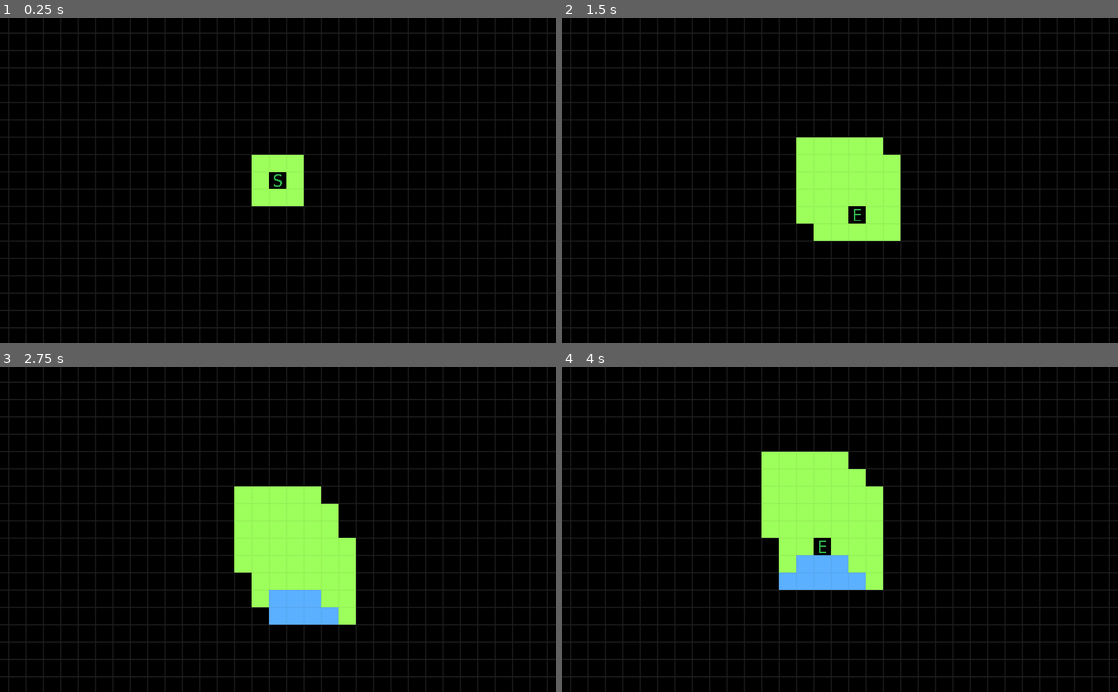
Above: before the commit, frames 1-4 (two rows, left to right).
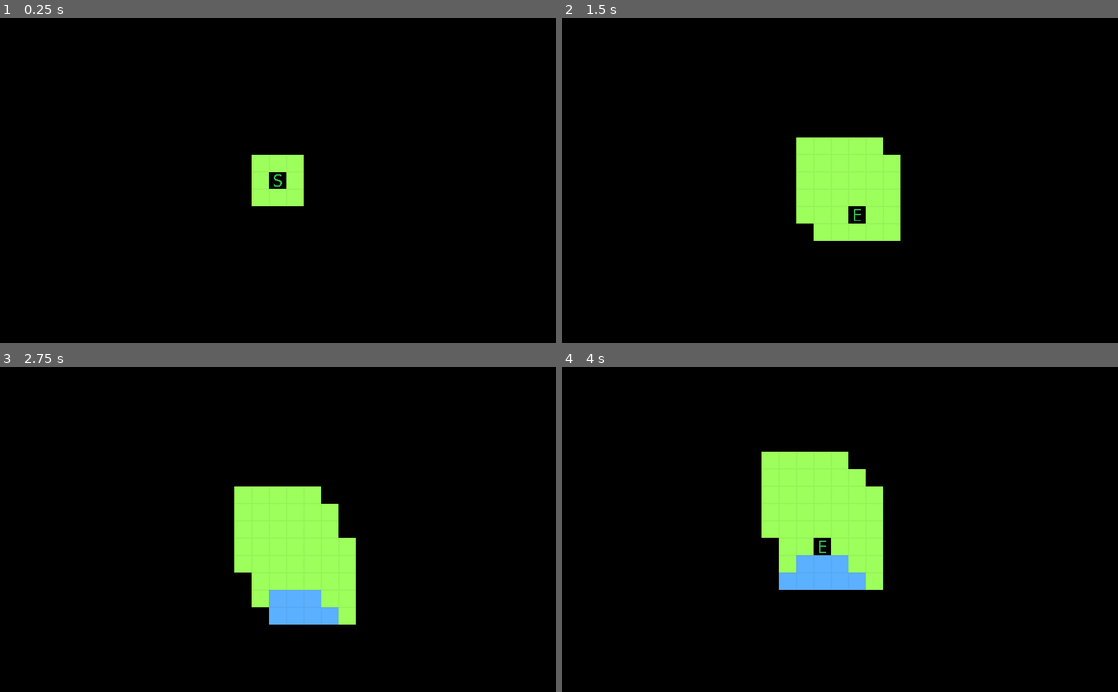
Above: after the commit, the same moments.

Repository: AngelPhenix/GodotProjects
Game: Godot game, scene res://Stages/World.tscn
Two runs of this game, one before a commit and one after it. Both use one fixed random seed, a clock stepped at 60 frames per second and the inputs below.
Inputs:
- Up to frame 1 (0.25 s): no input
- Up to frame 2 (1.5 s): hold Keypad 3 (down-right) 0.53-1.28 s; hold B (build) 0.53-1.28 s; hold Keypad 2 (down) from 1.28 s (still down); tap Keypad 8 (top) at 1.35 s
- Up to frame 3 (2.75 s): release Keypad 2 (down) at 2.03 s; hold Keypad 3 (down-right) from 2.03 s (still down); hold B (build) from 2.03 s (still down)
- Up to frame 4 (4 s): release B (build) at 2.78 s; tap Keypad 8 (top) at 2.85 s; release Keypad 3 (down-right) at 3.53 s; hold Keypad 1 (down-left) from 3.53 s (still down); hold B (build) from 3.53 s (still down)

The runs differ from the first frame. In frame 1, 7.6% of the frame differs, in the area x 0-100%, y 0-100%; in frame 2, 7.3%; in frame 3, 7.1%; in frame 4, 7.1%.

Commit message:
Stripped grid from fog of war

Diff:
--- a/Civilization 1 Prototype Test/Scripts/City.gd
+++ b/Civilization 1 Prototype Test/Scripts/City.gd
@@ -10,8 +10,6 @@
 var food: int = 1
 var needed_prod: int = 6
 
-#signal unit_produced(production_name)
-
 func _ready() -> void:
 	modulate = civ_color
 
@@ -20,11 +18,7 @@
 
 func process_queue() -> void:
 	accumulated_production += current_production
-	print("The City is processing !")
-	print("Current production in city :" + str(accumulated_production))
 	if accumulated_production >= needed_prod:
-#		emit_signal("unit_produced", "Settler")
-		print("New unit made ! A Settler appeared !")
 		var new_unit = load("res://Scenes/Units/" + "Explorer" + ".tscn").instance()
 		new_unit.position = position
 		new_unit.civ_name = civ_name
Binary file changed: Civilization 1 Prototype Test/Sprites/FowTile.png
